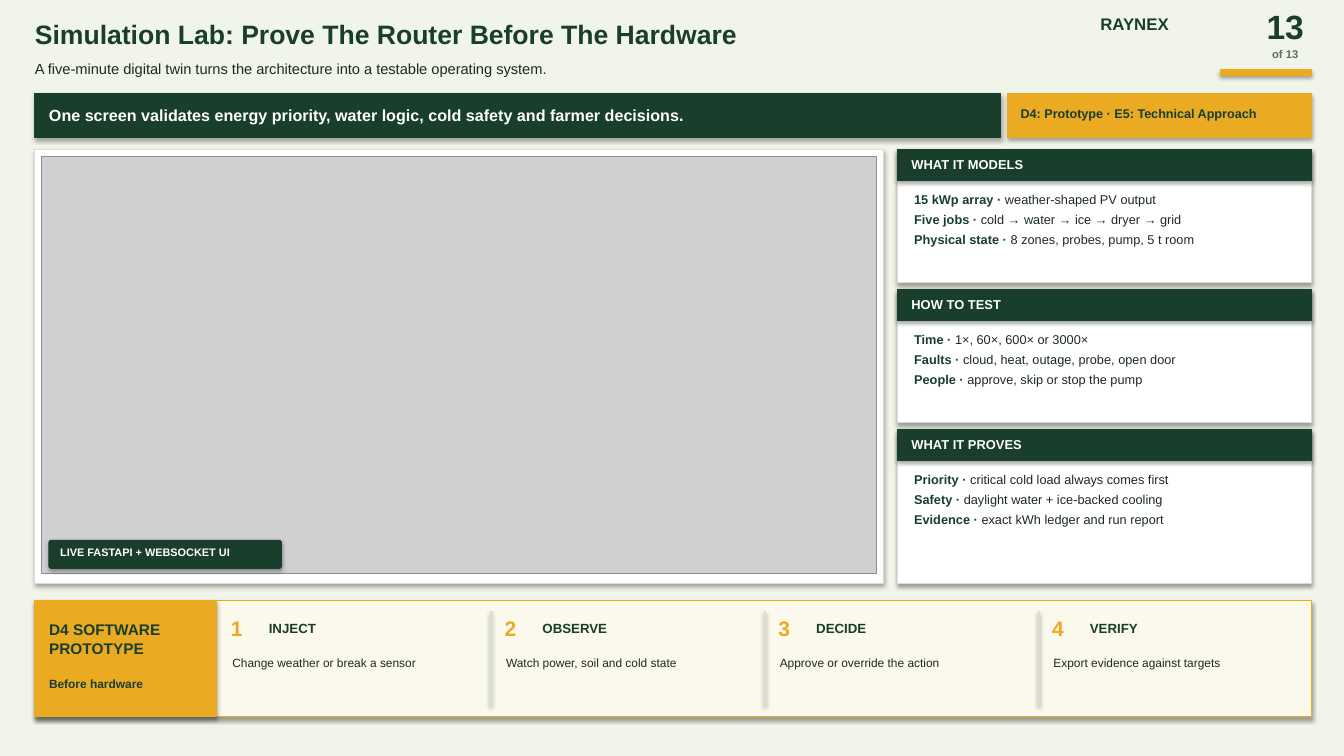
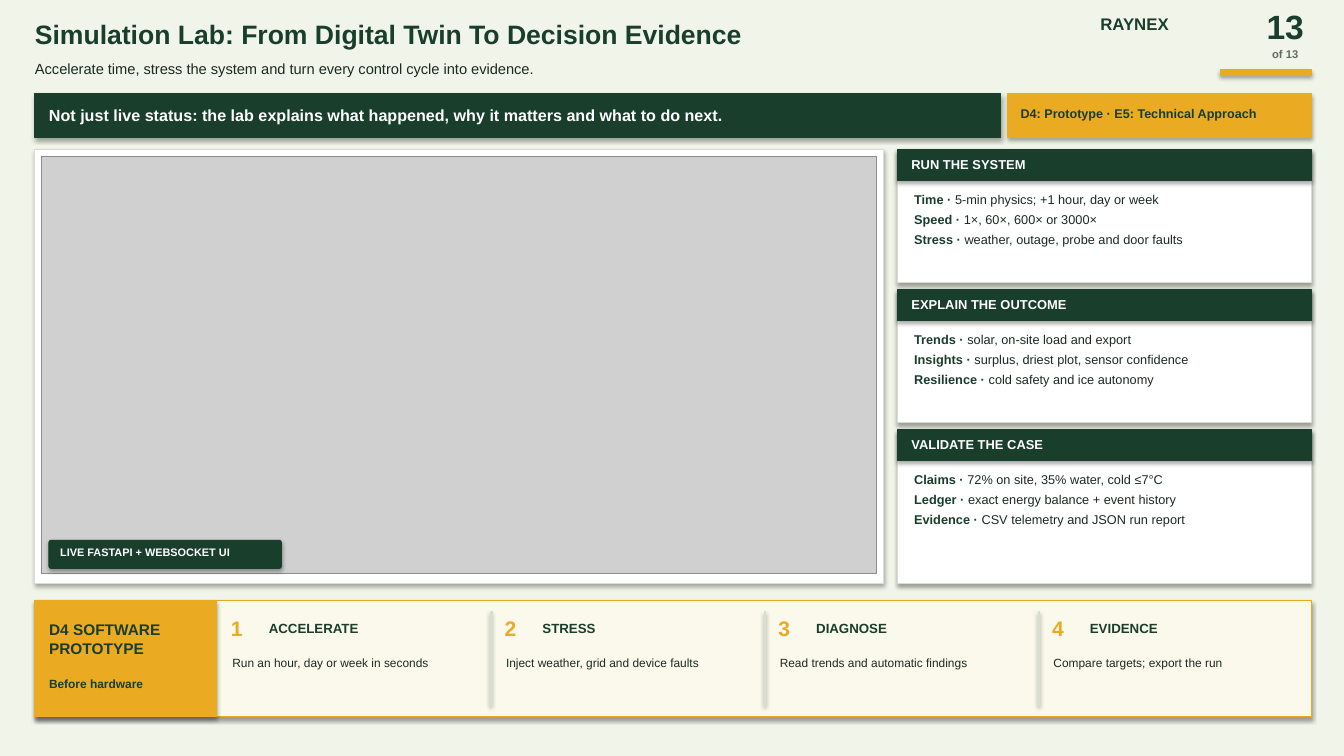
Before and after one commit to Abhi0369/app, a slide deck: slide 13 of RAYNEX One Sun, Five Jobs - Simulation.pptx. Drawn at 1344x756 pixels with LibreOffice and Linux fonts; fonts in the diff are those of the drawing; grey boxes stand for pictures. Boxes give left, top, right and bottom in pixels: in the first picture for what was removed or moved away, otherwise in the second. Text is boxed around its words. In the diff, an @@ line names an element or a change of style, - is before the commit and + after.

Commit message:
slide deck modification

```diff
--- a/RAYNEX One Sun, Five Jobs - Simulation.pptx
+++ b/RAYNEX One Sun, Five Jobs - Simulation.pptx
@@ text at (35, 24, 742, 50): text changed @@
-Simulation Lab: Prove The Router Before The Hardware
+Simulation Lab: From Digital Twin To Decision Evidence
@@ text at (35, 63, 533, 77): text changed @@
-A five-minute digital twin turns the architecture into a testable operating system.
+Accelerate time, stress the system and turn every control cycle into evidence.
@@ text at (49, 109, 723, 125): text changed @@
-One screen validates energy priority, water logic, cold safety and farmer decisions.
+Not just live status: the lab explains what happened, why it matters and what to do next.
@@ text at (911, 160, 1025, 169): text changed @@
-WHAT IT MODELS
+RUN THE SYSTEM
@@ text at (914, 194, 1182, 247): text changed @@
-15 kWp array · weather-shaped PV output
-Five jobs · cold → water → ice → dryer → grid
-Physical state · 8 zones, probes, pump, 5 t room
+Time · 5-min physics; +1 hour, day or week
+Speed · 1×, 60×, 600× or 3000×
+Stress · weather, outage, probe and door faults
@@ text at (911, 300, 1066, 309): text changed @@
-HOW TO TEST
+EXPLAIN THE OUTCOME
@@ text at (914, 334, 1189, 387): text changed @@
-Time · 1×, 60×, 600× or 3000×
-Faults · cloud, heat, outage, probe, open door
-People · approve, skip or stop the pump
+Trends · solar, on-site load and export
+Insights · surplus, driest plot, sensor confidence
+Resilience · cold safety and ice autonomy
@@ text at (911, 440, 1043, 449): text changed @@
-WHAT IT PROVES
+VALIDATE THE CASE
@@ text at (914, 474, 1185, 527): text changed @@
-Priority · critical cold load always comes first
-Safety · daylight water + ice-backed cooling
-Evidence · exact kWh ledger and run report
+Claims · 72% on site, 35% water, cold ≤7°C
+Ledger · exact energy balance + event history
+Evidence · CSV telemetry and JSON run report
@@ text at (269, 623, 359, 633): text changed @@
-INJECT
+ACCELERATE
@@ text at (542, 623, 595, 633): text changed @@
-OBSERVE
+STRESS
@@ text at (816, 623, 887, 633): text changed @@
-DECIDE
+DIAGNOSE
@@ text at (1090, 623, 1158, 633): text changed @@
-VERIFY
+EVIDENCE
@@ text at (232, 658, 428, 669): text changed @@
-Change weather or break a sensor
+Run an hour, day or week in seconds
@@ text at (506, 658, 698, 669): text changed @@
-Watch power, soil and cold state
+Inject weather, grid and device faults
@@ text at (780, 658, 967, 669): text changed @@
-Approve or override the action
+Read trends and automatic findings
@@ text at (1053, 658, 1222, 669): text changed @@
-Export evidence against targets
+Compare targets; export the run
```
Also in this commit, not shown: 5 other files.
